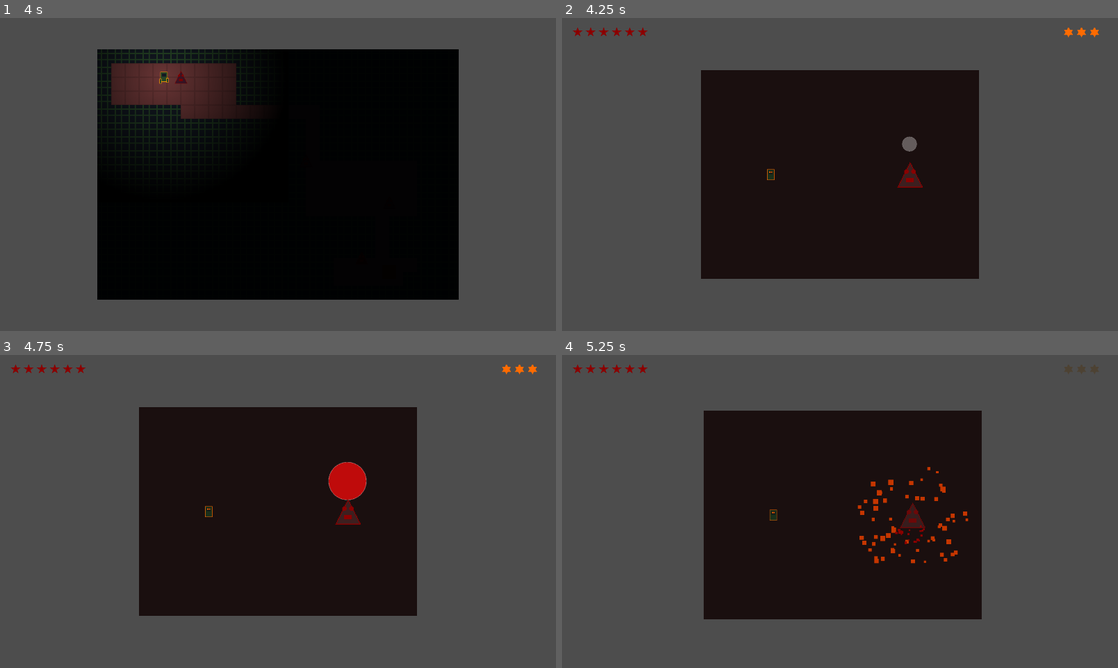
Above: before the commit, frames 1-4 (two rows, left to right).
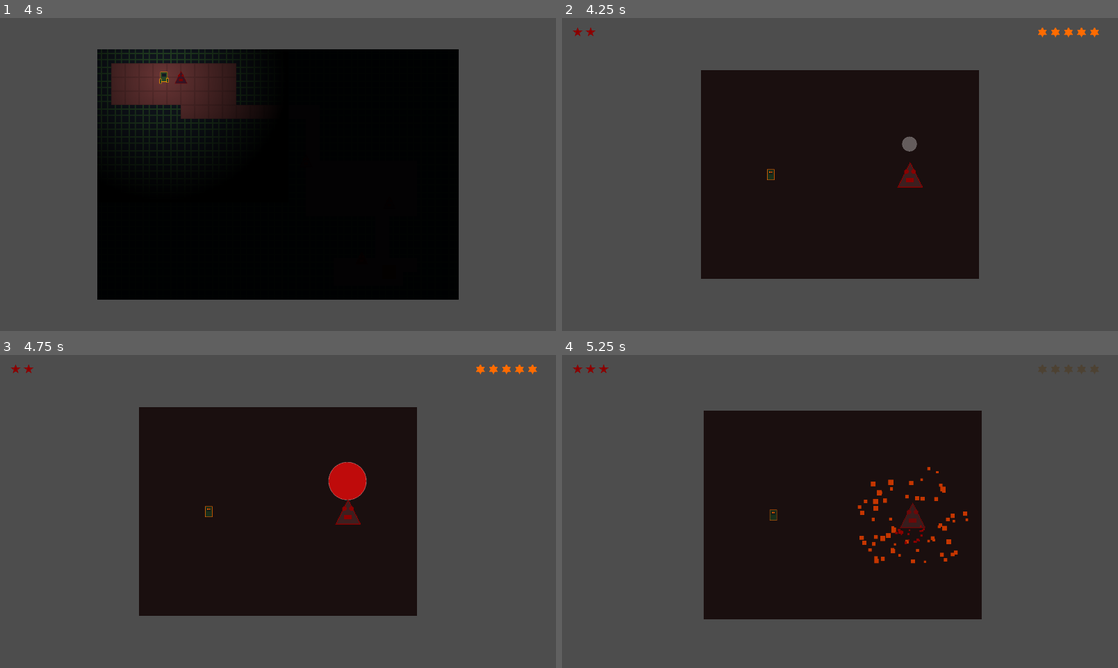
Above: after the commit, the same moments.

Repository: baltazarparra/darkgrid
Game: Godot game, scene res://scenes/ui/main_menu.tscn
Two runs of this game, one before a commit and one after it. Both use one fixed random seed, a clock stepped at 60 frames per second and the inputs below.
Inputs (mouse positions are in pixels of both pictures, inside the frame that each line leads up to):
- Up to frame 1 (4 s): click "Iniciar" at 0.5 s; click "Aprimorar" at 1.25 s; click "Aprimorar" at 2 s; click "Entrar na Floresta" at 2.75 s; tap Enter (ui_accept) at 3.5, 3.77 s; move the mouse to (400, 158) at 3.52 s; hold Right (ui_right) from 3.53 s (still down); hold Shift from 3.53 s (still down); click (400, 158) at 3.67 s
- Up to frame 2 (4.25 s): keep holding Right (ui_right); keep holding Shift
- Up to frame 3 (4.75 s): release Right (ui_right) at 4.25 s; release Shift at 4.25 s; drag from (166, 527) to (250, 574) at 4.27 s
- Up to frame 4 (5.25 s): move the mouse to (895, 442) at 5.02 s; hold Right (ui_right) from 5.03 s (still down); tap Ctrl at 5.1 s

Frame 1 is identical in both runs. In frame 2, 0.1% of the frame differs, in the area x 6-90%, y 3-7%; in frame 3, 0.1%; in frame 4, 0.1%.

Commit message:
feat(combat): começa com 1 pentagrama, inimigos sempre 5 estrelas, +1 ao matar
- CAIPORA_MAX_HEALTH 5→1, ENEMY/BOSS_MAX_HEALTH →5
- Ao matar inimigo: max_health +1, heal(1), GameState atualizado
  — o novo pentagrama aparece cheio no HUD imediatamente
- Cenas: criatura max_health=5, boss max_health=5

Co-Authored-By: Claude Sonnet 4.6 <noreply@anthropic.com>

Diff:
--- a/scenes/arena/boss.tscn
+++ b/scenes/arena/boss.tscn
@@ -26,7 +26,7 @@
 
 [node name="HealthComponent" type="Node" parent="."]
 script = ExtResource("3_health")
-max_health = 6
+max_health = 5
 
 [node name="EnemyStateMachine" type="Node" parent="."]
 script = ExtResource("4_sm")
--- a/scenes/arena/criatura.tscn
+++ b/scenes/arena/criatura.tscn
@@ -24,7 +24,7 @@
 
 [node name="HealthComponent" type="Node" parent="."]
 script = ExtResource("3_health")
-max_health = 3
+max_health = 5
 
 [node name="EnemyStateMachine" type="Node" parent="."]
 script = ExtResource("4_sm")
--- a/scripts/arena/arena_manager.gd
+++ b/scripts/arena/arena_manager.gd
@@ -206,6 +206,10 @@
 # ─── Morte ─────────────────────────────────────────
 func _on_actor_died(actor: CombatActor) -> void:
 	var caipora_won := actor == _enemy
+	if caipora_won:
+		_caipora.health.max_health += 1
+		_caipora.health.heal(1)
+		GameState.caipora_max_hp = _caipora.health.max_health
 	GameState.caipora_current_hp = maxi(0, _caipora.health.current_health)
 	if _enemy != null and is_instance_valid(_enemy):
 		_enemy.state_machine.stop()
--- a/scripts/utils/constants.gd
+++ b/scripts/utils/constants.gd
@@ -27,9 +27,9 @@
 const DAMAGE_COUNTER_MULTIPLIER := 2.0
 
 # ─── Health ────────────────────────────────────────
-const CAIPORA_MAX_HEALTH := 5
-const ENEMY_MAX_HEALTH := 3
-const BOSS_MAX_HEALTH := 6
+const CAIPORA_MAX_HEALTH := 1
+const ENEMY_MAX_HEALTH := 5
+const BOSS_MAX_HEALTH := 5
 
 # ─── Colors (Horror Folk Palette) ──────────────────
 const COLOR_NIGHT := Color("#0d1117")
